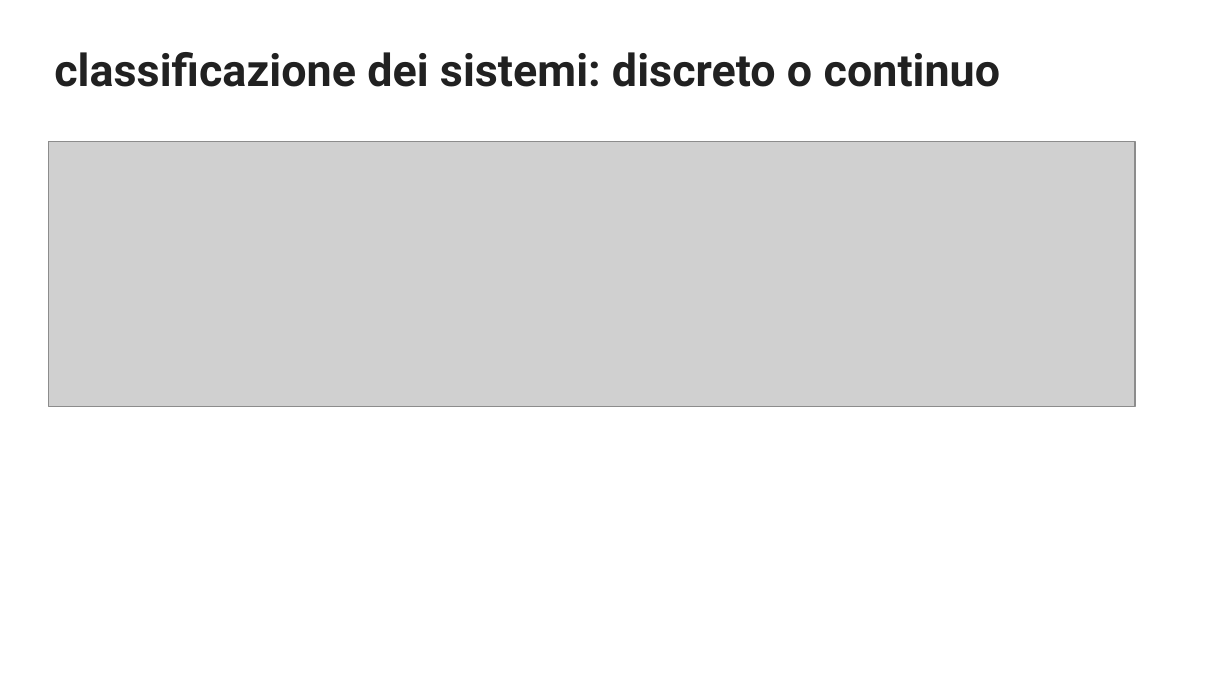
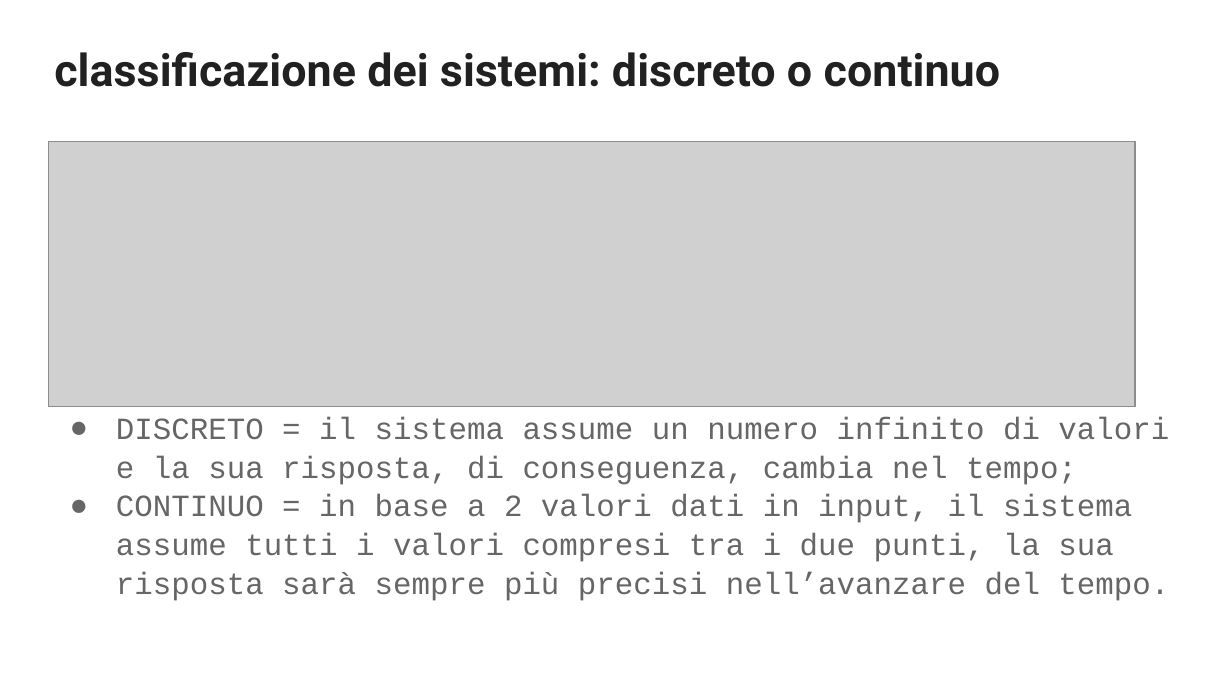
Before and after one commit to paolo-05/scuola, a slide deck: slide 9 of Sistemi/Modulo 1/I SISTEMI - Introduzione.odp. Drawn at 1232x693 pixels with LibreOffice and Linux fonts; fonts in the diff are those of the drawing; grey boxes stand for pictures. Boxes give left, top, right and bottom in pixels: in the first picture for what was removed or moved away, otherwise in the second. Text is boxed around its words. In the diff, an @@ line names an element or a change of style, - is before the commit and + after.

```diff
--- a/Sistemi/Modulo 1/I SISTEMI - Introduzione.odp
+++ b/Sistemi/Modulo 1/I SISTEMI - Introduzione.odp
@@ text added at bbox=[116, 417, 1169, 601], 18 pt, text #666666 @@
+● DISCRETO = il sistema assume un numero infinito di valori e la sua risposta, di conseguenza, cambia nel tempo;
+● CONTINUO = in base a 2 valori dati in input, il sistema assume tutti i valori compresi tra i due punti, la sua risposta sarà sempre più precisi nell’avanzare del tempo.
```
Also in this commit, not shown: 4 other slides changed, 2 other files.
